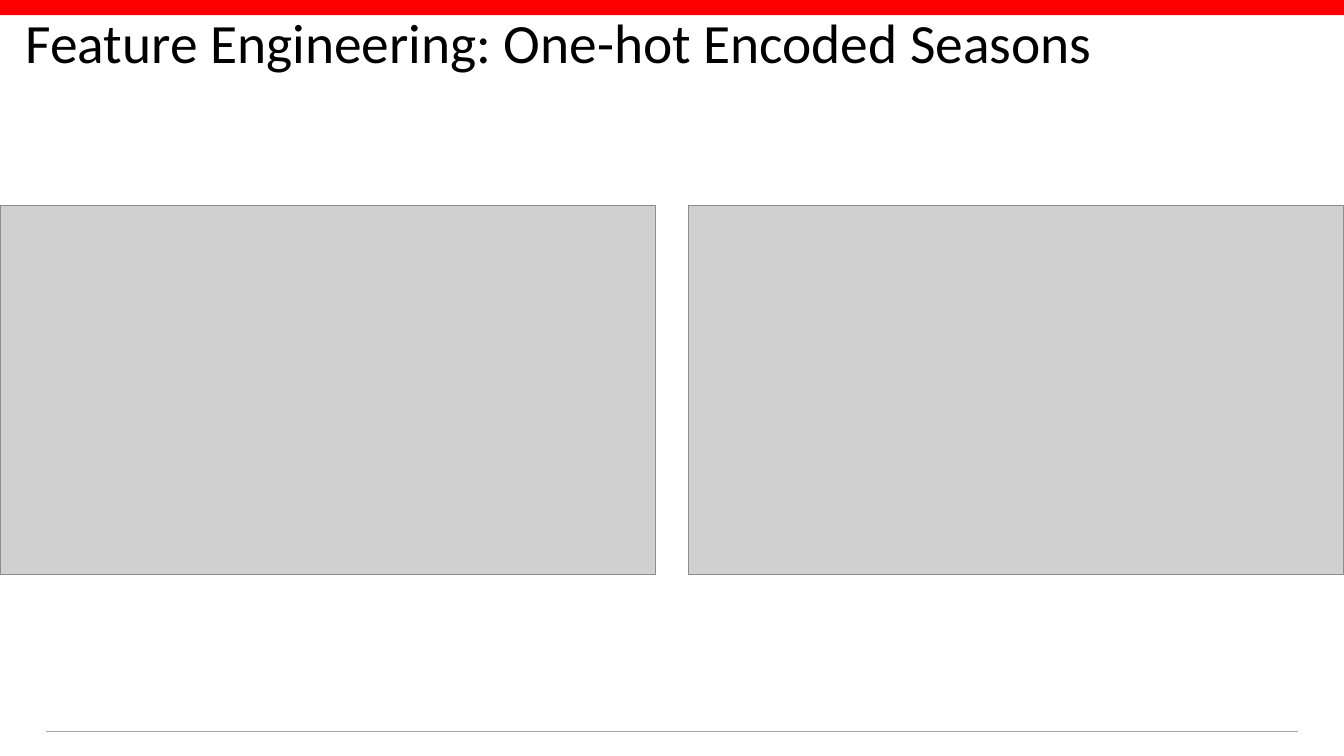
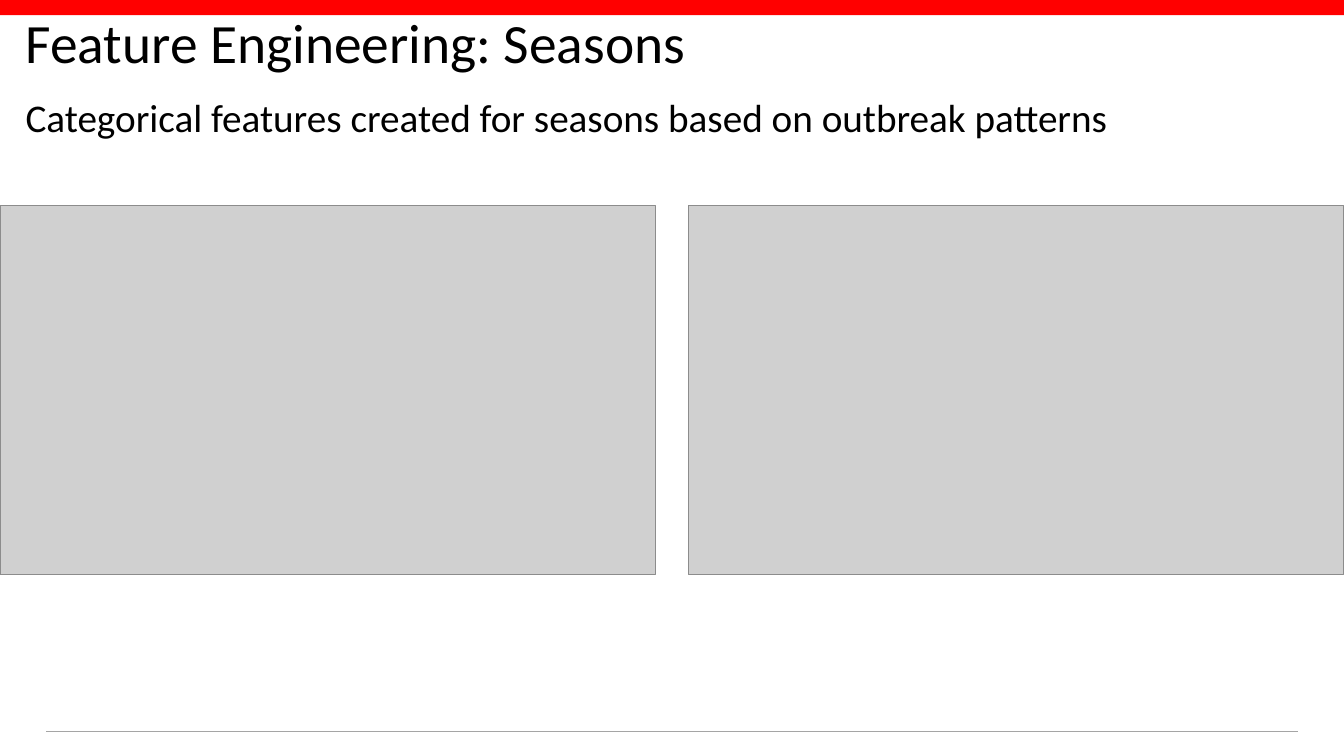
Before and after one commit to conditg/deng-ai, a slide deck: slide 7 of DengAI.pptx. Drawn at 1344x756 pixels with LibreOffice and Linux fonts; fonts in the diff are those of the drawing; grey boxes stand for pictures; background and template pictures are left out. Boxes give left, top, right and bottom in pixels: in the first picture for what was removed or moved away, otherwise in the second. Text is boxed around its words. In the diff, an @@ line names an element or a change of style, - is before the commit and + after.

```diff
--- a/DengAI.pptx
+++ b/DengAI.pptx
@@ title at (x1=26, y1=25, x2=685, y2=73): text changed @@
-Feature Engineering: One-hot Encoded Seasons
+Feature Engineering: Seasons
@@ text added at (x1=26, y1=104, x2=1107, y2=139), 28 pt, text #000000 @@
+Categorical features created for seasons based on outbreak patterns
```
Also in this commit, not shown: 7 other slides changed, 1 slide added, 1 other file.
